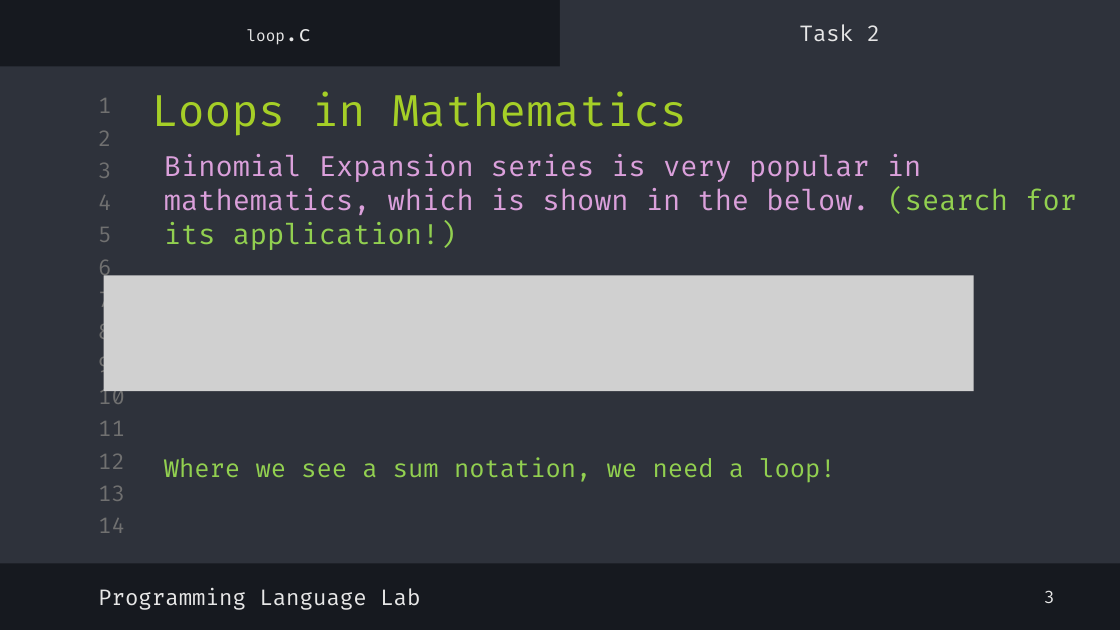
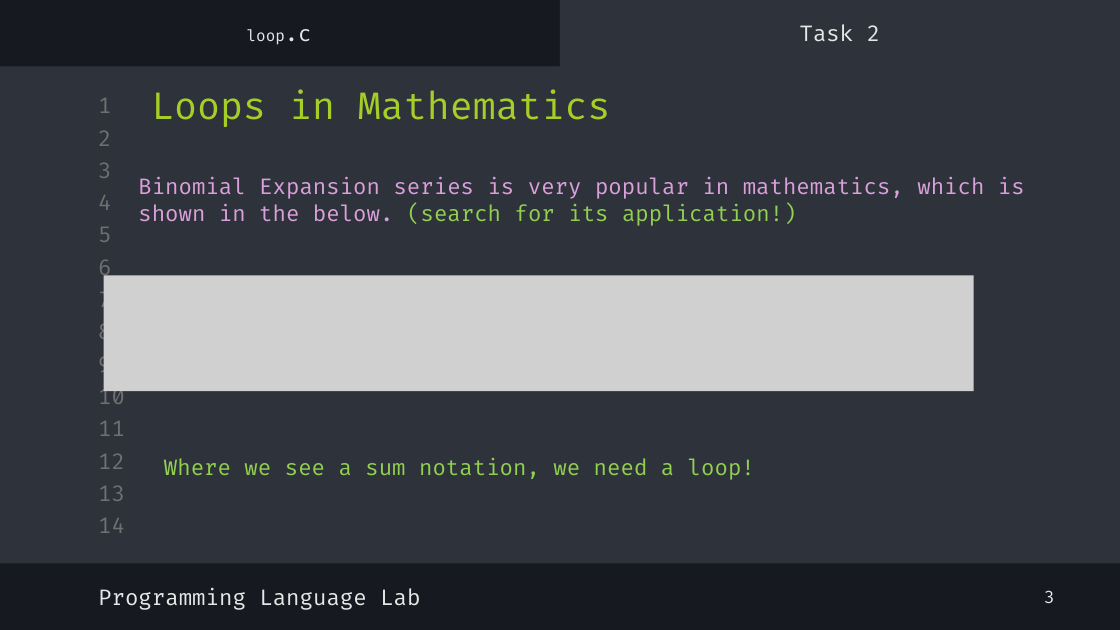
Before and after one commit to shayan-naghizadeh/C-Lab-AUT, a slide deck: slide 5 of slides/5.Loop/Loop.pptx. Drawn at 1120x630 pixels with LibreOffice and Linux fonts; fonts in the diff are those of the drawing; grey boxes stand for pictures. Boxes give left, top, right and bottom in pixels: in the first picture for what was removed or moved away, otherwise in the second. Text is boxed around its words. In the diff, an @@ line names an element or a change of style, - is before the commit and + after.

```diff
--- a/slides/5.Loop/Loop.pptx
+++ b/slides/5.Loop/Loop.pptx
@@ title "Loops in Mathematics" at box(151, 89, 611, 127): size 28 to 24 pt @@
@@ text "Binomial Expansion series is very ...": place and size @@
-text "Binomial Expansion series is very ..." at box(164, 154, 1077, 250)
+text "Binomial Expansion series is very ..." at box(138, 177, 1025, 226)
@@ text "Binomial Expansion series is very ..." at box(138, 177, 1025, 226): size 18 to 14 pt @@
@@ text "Where we see a sum ..." at box(164, 458, 755, 480): size 16 to 14 pt @@
```
Also in this commit, not shown: 4 other slides changed, 3 other files.
